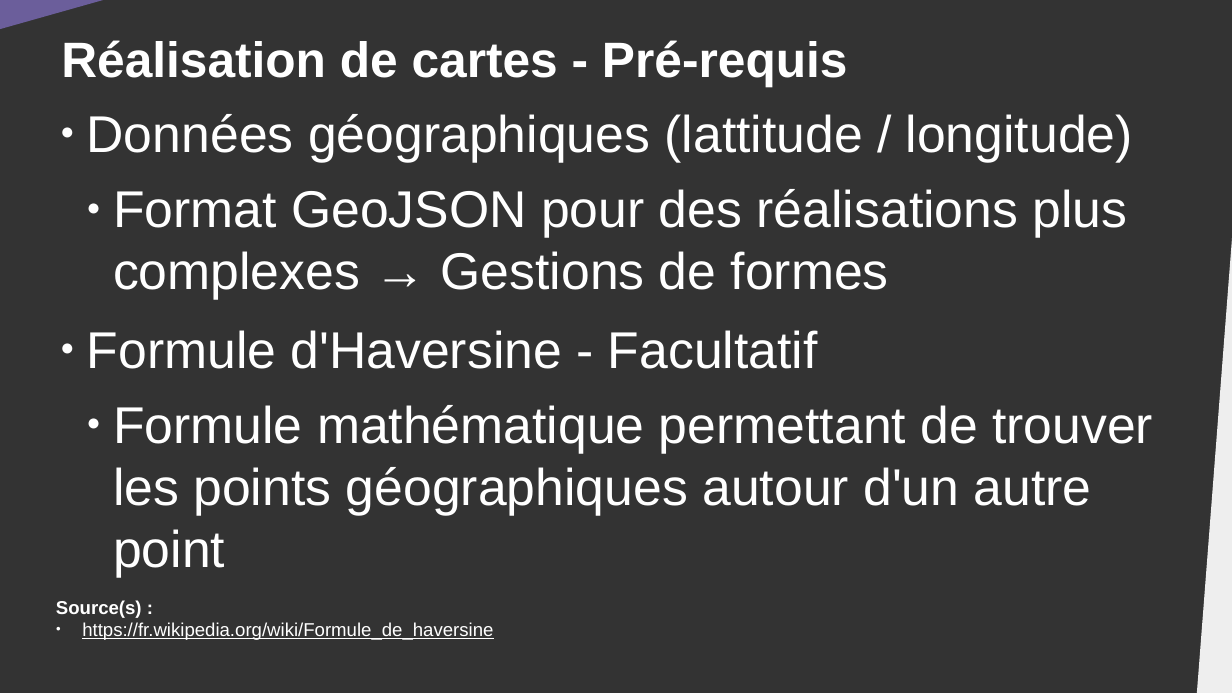
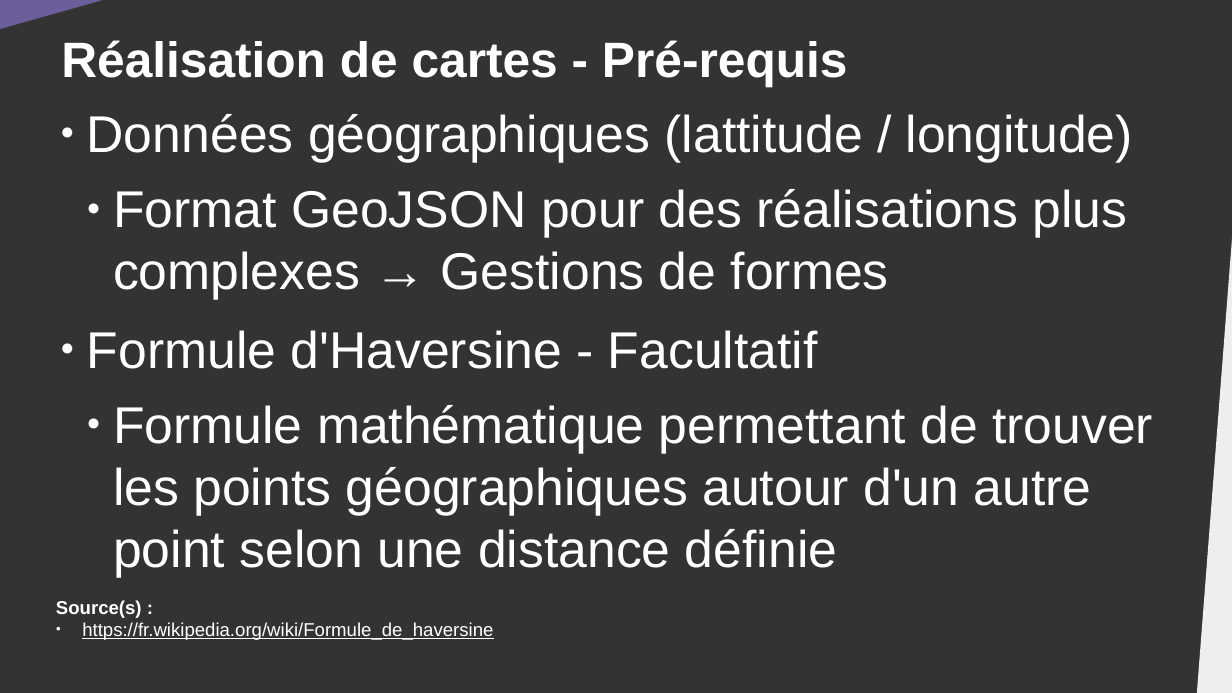
Before and after one commit to DanYellow/cours, a slide deck: slide 10 of data-journalisme-s4/travaux-pratiques/numero-5/presentation.odp. Drawn at 1232x693 pixels with LibreOffice and Linux fonts; fonts in the diff are those of the drawing. Boxes give left, top, right and bottom in pixels: in the first picture for what was removed or moved away, otherwise in the second. Text is boxed around its words. In the diff, an @@ line names an element or a change of style, - is before the commit and + after.

```diff
--- a/data-journalisme-s4/travaux-pratiques/numero-5/presentation.odp
+++ b/data-journalisme-s4/travaux-pratiques/numero-5/presentation.odp
@@ text at (113, 405, 1153, 578): text changed @@
-  ● Formule mathématique permettant de trouver les points géographiques autour d'un autre point
+  ● Formule mathématique permettant de trouver les points géographiques autour d'un autre point selon une distance définie
```
Also in this commit, not shown: 4 other slides changed, 1 other file.
